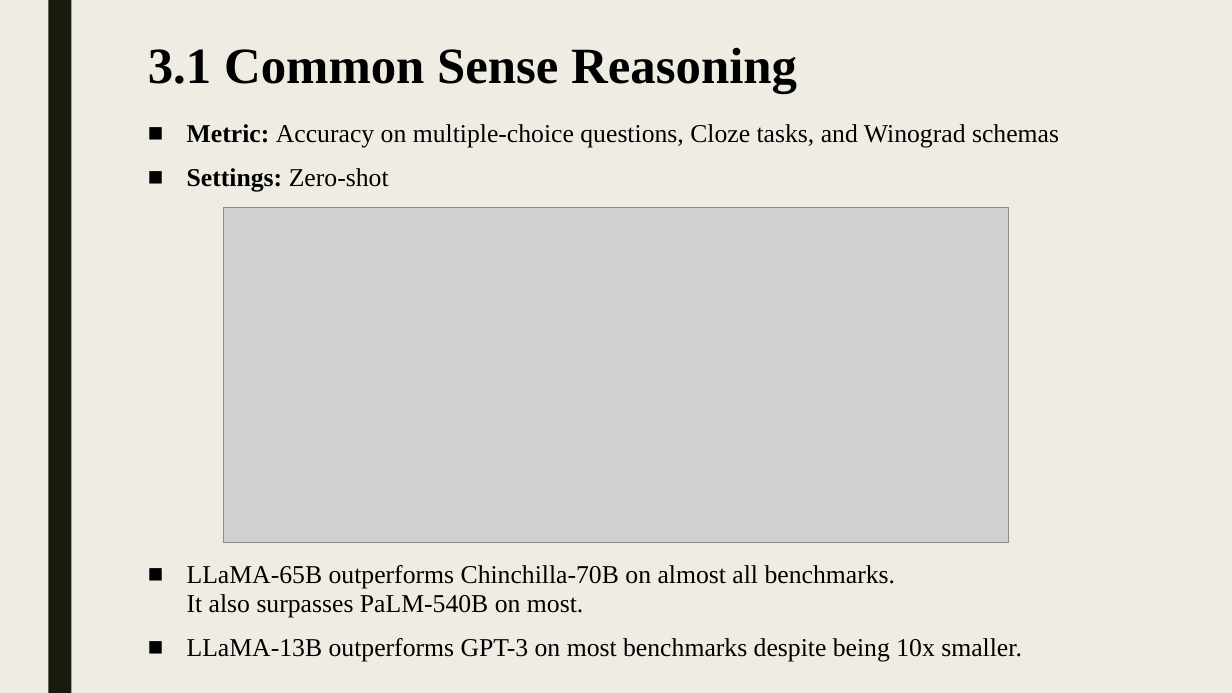
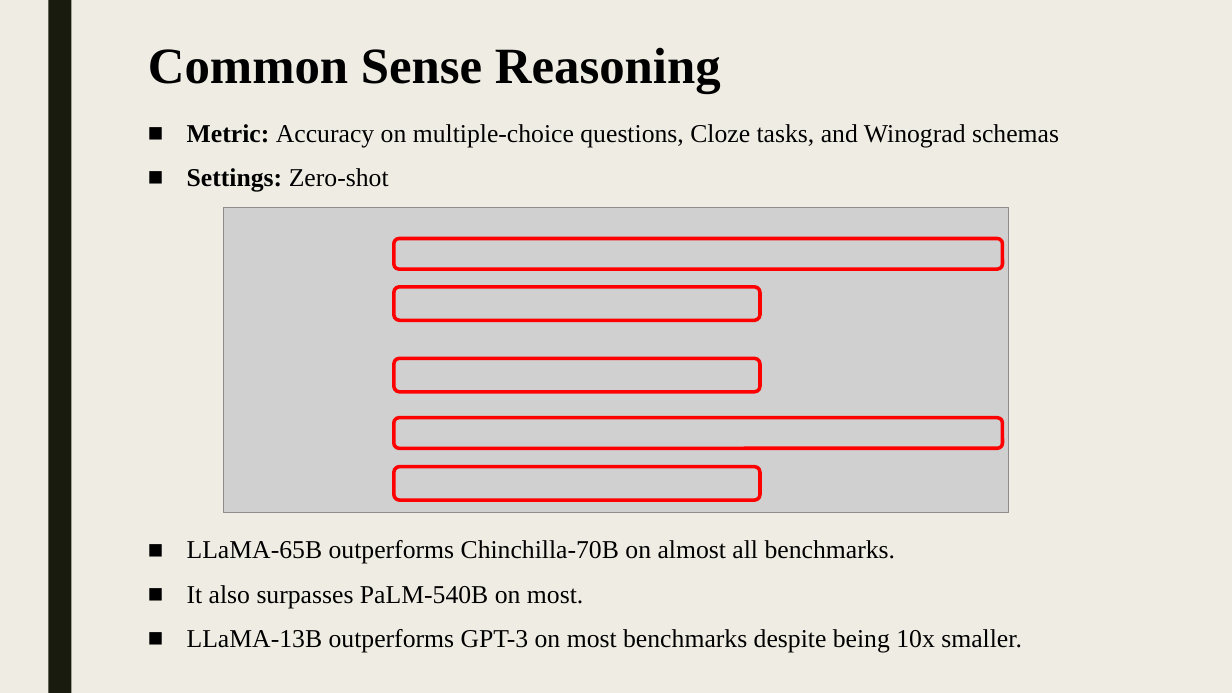
Before and after one commit to shlomi1993/llm-from-scratch, a slide deck: slide 10 of presentation/Lecture Slides.pptx (slide 7 before the commit). Drawn at 1232x693 pixels with LibreOffice and Linux fonts; fonts in the diff are those of the drawing; grey boxes stand for pictures. Boxes give left, top, right and bottom in pixels: in the first picture for what was removed or moved away, otherwise in the second. Text is boxed around its words. In the diff, an @@ line names an element or a change of style, - is before the commit and + after.

```diff
--- a/presentation/Lecture Slides.pptx
+++ b/presentation/Lecture Slides.pptx
@@ title at bbox=[148, 47, 721, 94]: text changed @@
-3.1 Common Sense Reasoning
+Common Sense Reasoning
@@ picture: place and size @@
-picture at bbox=[224, 208, 1009, 543]
+picture at bbox=[224, 208, 1009, 513]
@@ rounded rectangle added at bbox=[394, 238, 1003, 269], outline #FF0000 2.75 pt @@
@@ rounded rectangle added at bbox=[394, 287, 760, 320], outline #FF0000 2.75 pt @@
@@ rounded rectangle added at bbox=[394, 359, 760, 392], outline #FF0000 2.75 pt @@
@@ rounded rectangle added at bbox=[394, 418, 1003, 448], outline #FF0000 2.75 pt @@
@@ rounded rectangle added at bbox=[394, 467, 760, 500], outline #FF0000 2.75 pt @@
@@ text "LLaMA-65B outperforms Chinchilla-70B on almost ...": place and size @@
-text "LLaMA-65B outperforms Chinchilla-70B on almost ..." at bbox=[187, 565, 1022, 662]
+text "LLaMA-65B outperforms Chinchilla-70B on almost ..." at bbox=[187, 540, 1022, 653]
@@ text at bbox=[187, 540, 896, 608]: text changed @@
-■ LLaMA-65B outperforms Chinchilla-70B on almost all benchmarks.
-  It also surpasses PaLM-540B on most.
+■ LLaMA-65B outperforms Chinchilla-70B on almost all benchmarks.
+■ It also surpasses PaLM-540B on most.
```
Also in this commit, not shown: 3 other slides changed, 3 slides added, 2 slides removed.
